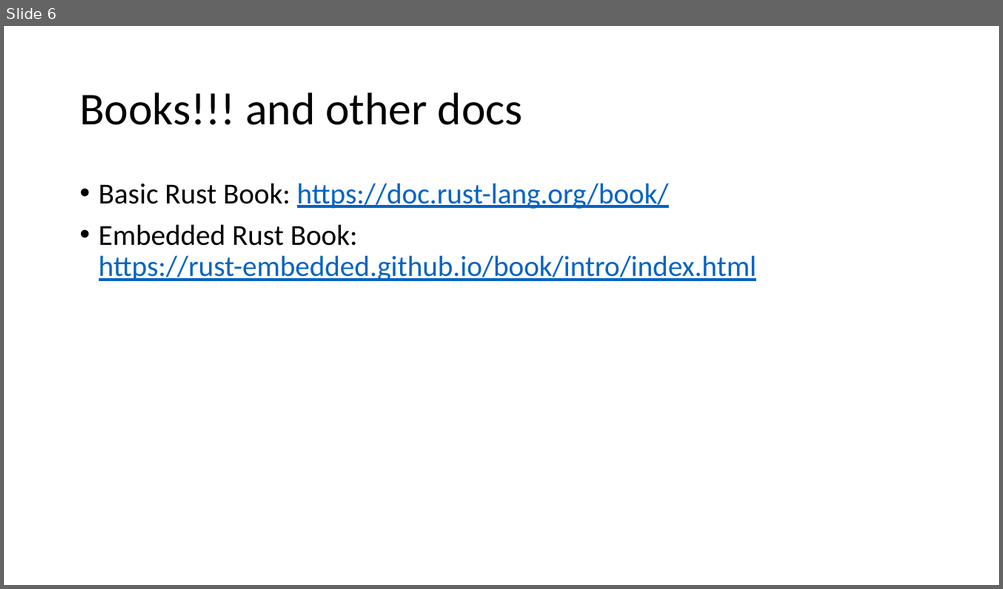
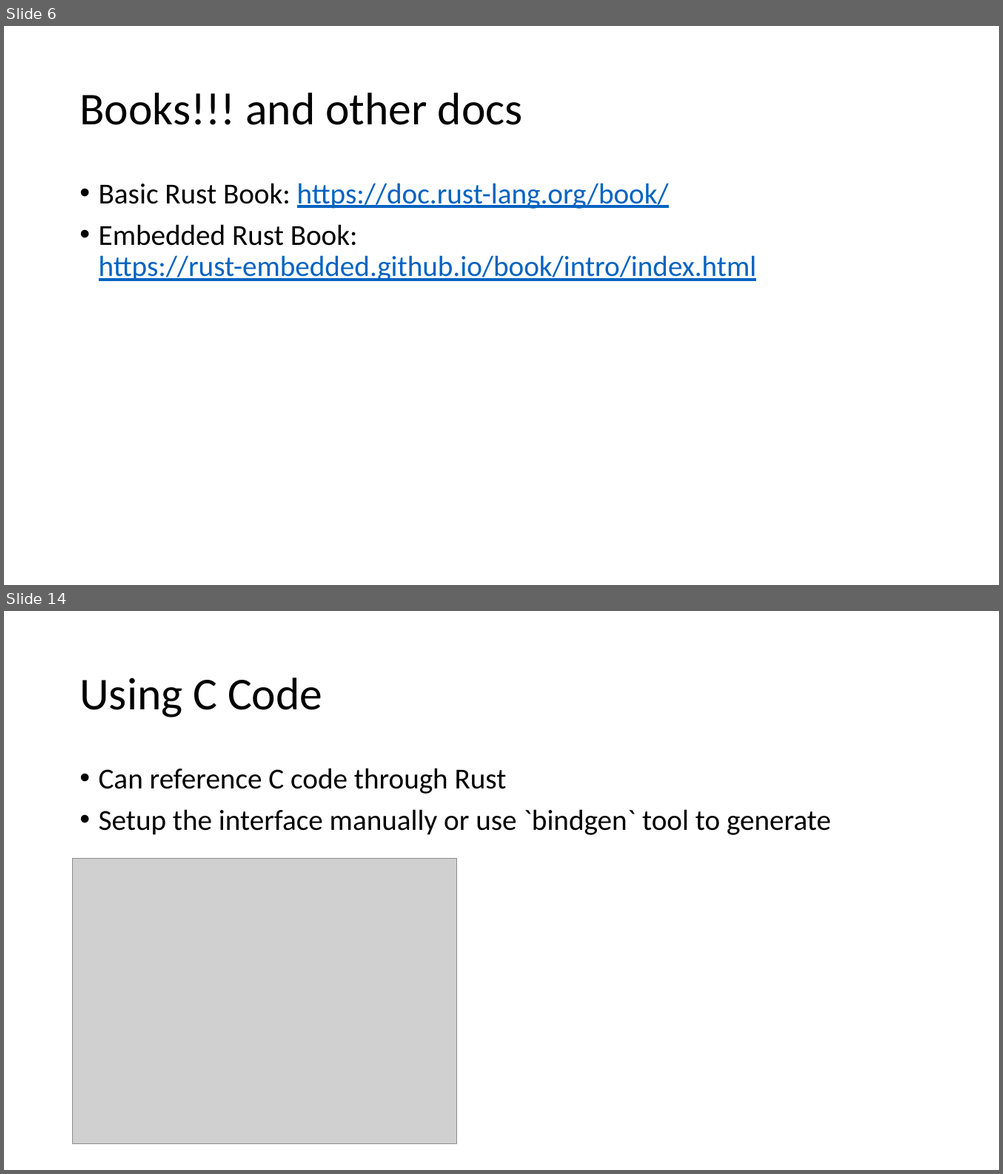
Before and after one commit to ProgrammerAL/Presentations-2019, a slide deck: 09-04 - Making the Case for Rust/Making the Case for Rust.pptx. Shown one above the other, each under a label of ours: slide 6 before the commit, slides 6 and 14 after it; the slides between them are not shown. The pictures are 1003x589 and 1003x1174 pixels, drawn with LibreOffice and Linux fonts; fonts in the diff are those of the drawing; grey boxes stand for pictures. Boxes give left, top, right and bottom in pixels: in the first picture for what was removed or moved away, otherwise in the second. Text is boxed around its words. In the diff, an @@ line names an element or a change of style, - is before the commit and + after.

Commit message:
Some changes to the Rust presentation. Still not complete.

```diff
--- a/09-04 - Making the Case for Rust/Making the Case for Rust.pptx
+++ b/09-04 - Making the Case for Rust/Making the Case for Rust.pptx
@@ slide 14 added at (4, 611, 999, 1170), background #FFFFFF @@
@@ title added at (79, 678, 322, 718), 44 pt, text #000000 @@
+Using C Code
@@ text added at (99, 768, 831, 835), 28 pt, text #000000 @@
+• Can reference C code through Rust
+• Setup the interface manually or use `bindgen` tool to generate
@@ picture added at (73, 859, 457, 1145) @@
```
Also in this commit, not shown: 3 slides changed, 9 other slides added.
